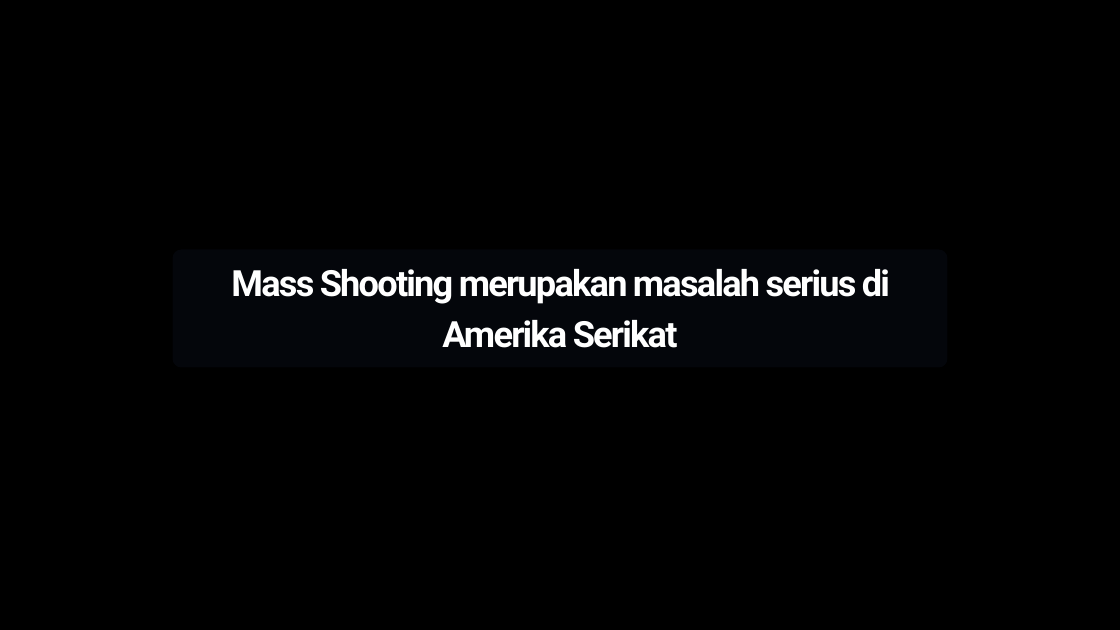
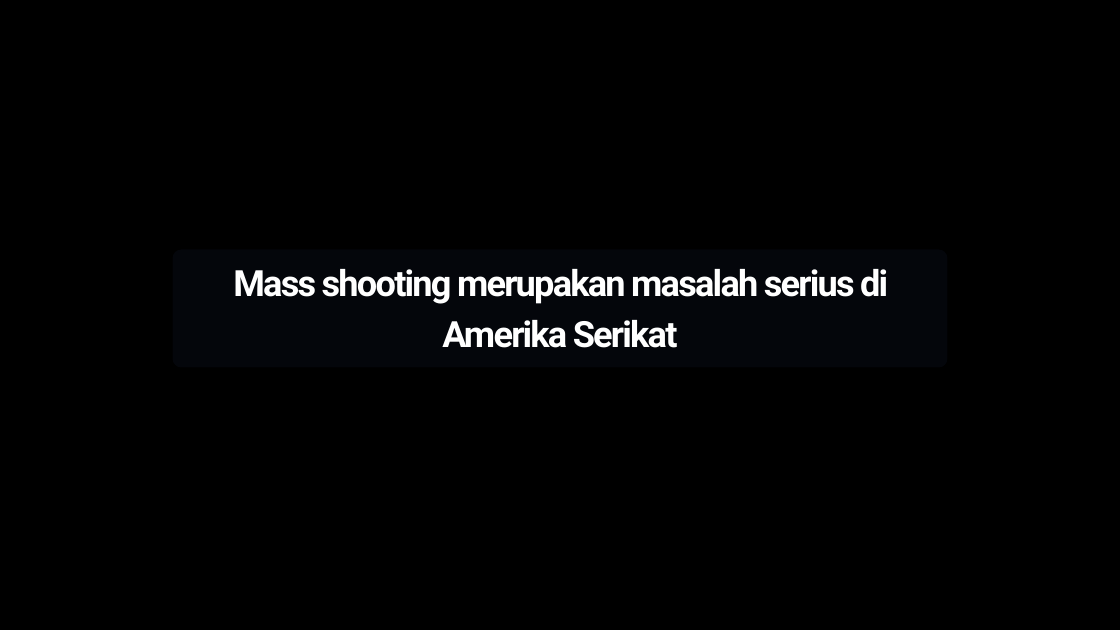
Before and after one commit to dhekmass12/mass-shooting-detector, a slide deck: slide 2 of Mass Shooting Detector.pptx. Drawn at 1120x630 pixels with LibreOffice and Linux fonts; fonts in the diff are those of the drawing; background and template pictures are left out. Boxes give left, top, right and bottom in pixels: in the first picture for what was removed or moved away, otherwise in the second. Text is boxed around its words. In the diff, an @@ line names an element or a change of style, - is before the commit and + after.

```diff
--- a/Mass Shooting Detector.pptx
+++ b/Mass Shooting Detector.pptx
@@ text at (233,269,888,348): text changed @@
-Mass Shooting merupakan masalah serius di Amerika Serikat
+Mass shooting merupakan masalah serius di Amerika Serikat
```
Also in this commit, not shown: 5 other slides changed, 17 slides added, 5 slides removed, 5 other files.
